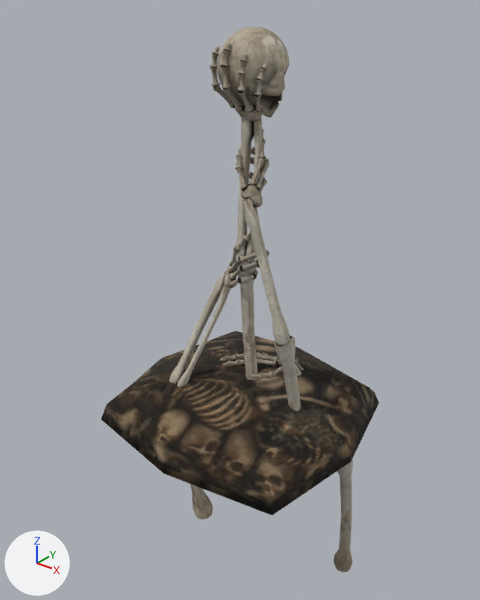
What one commit did to the FBX model Assets/FBX/Buildings/BonfireFinished.fbx.
Camera for both pictures: a 50 mm lens placed at (143.0, -185.0, 164.0), pointed at (-8.0, 4.0, 47.0). Lighting does not change. The marker at lower left points along +X, +Y and +Z. The picture after the commit comes second. Where no turn or scale is listed for an object, it has been applied to the vertices.
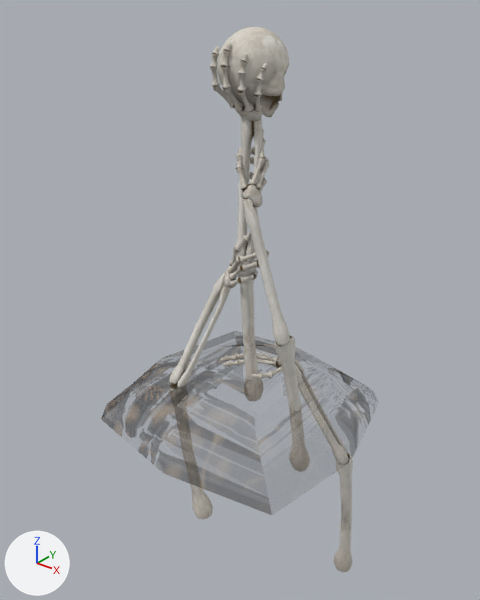
Where the newer file only moved an object's origin or applied its transform, the numbers keep the older frame.

Pixel boxes [x1, y1, x2, y2] of what changed, in the pictures (480 x 600 px):
'Cube', surface changed, reshaped (lighter)
    before: [101, 331, 379, 515]
    after: [101, 336, 373, 515]
'Cube.022', surface changed (lighter)
    both: [210, 42, 267, 380]
'Cube.001', surface changed (lighter)
    both: [235, 129, 301, 411]
'Sphere', surface changed (lighter)
    both: [217, 27, 289, 118]
'Cube.023', surface changed
    both: [170, 232, 269, 519]
'Cube.002', surface changed
    both: [220, 352, 353, 572]

Patch to the scene script:
```diff
--- a/Assets/FBX/Buildings/BonfireFinished.fbx.py
+++ b/Assets/FBX/Buildings/BonfireFinished.fbx.py
@@ img_bonfirearm_defaultmaterial_albedo_pixelated_png @@
-img_bonfirearm_defaultmaterial_albedo_pixelated_png = load_image('BonfireArm_DefaultMaterial_Albedo_Pixelated.png', '../../Textures/Building/Bonfire/BonfireArm_DefaultMaterial_Albedo_Pixelated.png', 4096, 4096, 'sRGB')
+img_bonfirearm_defaultmaterial_albedo_pixelated_png = load_image('BonfireArm_DefaultMaterial_Albedo_Pixelated.png', '../../Textures/Building/Bonfire/BonfireArm_DefaultMaterial_Albedo_Pixelated.png', 4096, 4096, 'Non-Color')
@@ img_bonfireground_bonfire_001_albedo_pixelated_png @@
+img_bonfireground_bonfire_001_albedo_pixelated_png = load_image('Bonfireground_Bonfire.001_Albedo_Pixelated.png', '../../Textures/Building/Bonfire/Bonfireground_Bonfire.001_Albedo_Pixelated.png', 4096, 4096, 'sRGB')
@@ mat_bonfire_001 @@
+mat_bonfire_001 = bpy.data.materials.new('Bonfire.001')
+# uses the picture img_bonfirearm_defaultmaterial_albedo_pixelated_png
+# uses the picture img_bonfireground_bonfire_001_albedo_pixelated_png
@@ me_cube_049 @@
 # used by ob_cube; location = (0.0, 0.0, 8.3)
-me_cube_049.from_pydata(...)  # 98 vertices, 96 faces; spans x -54.0..50.9, y -51.7..50.3, z -9.5..10.5
+me_cube_049.from_pydata(...)  # 89 vertices, 80 faces; spans x -54.0..50.9, y -51.7..50.3, z -9.5..10.5
+# me_cube_049 part 1: 80 faces spanning x -54.0..50.9, y -51.7..50.3, z -9.5..10.5 switch from mat_bonfire (picture img_bonfirearm_defaultmaterial_albedo_pixelated_png) to mat_bonfire_001
+# edits to the shape of me_cube_049 do not show in these pictures
```
